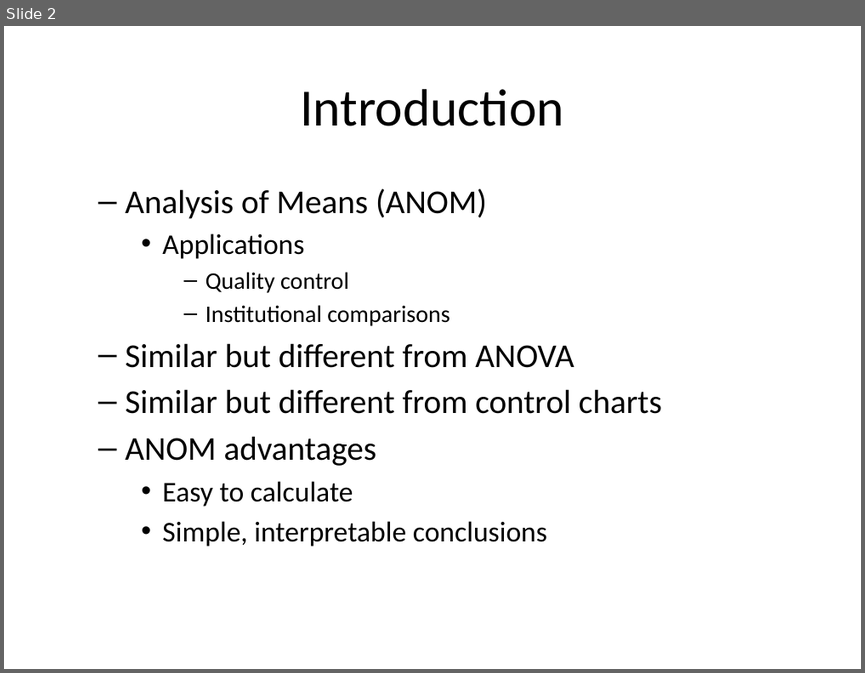
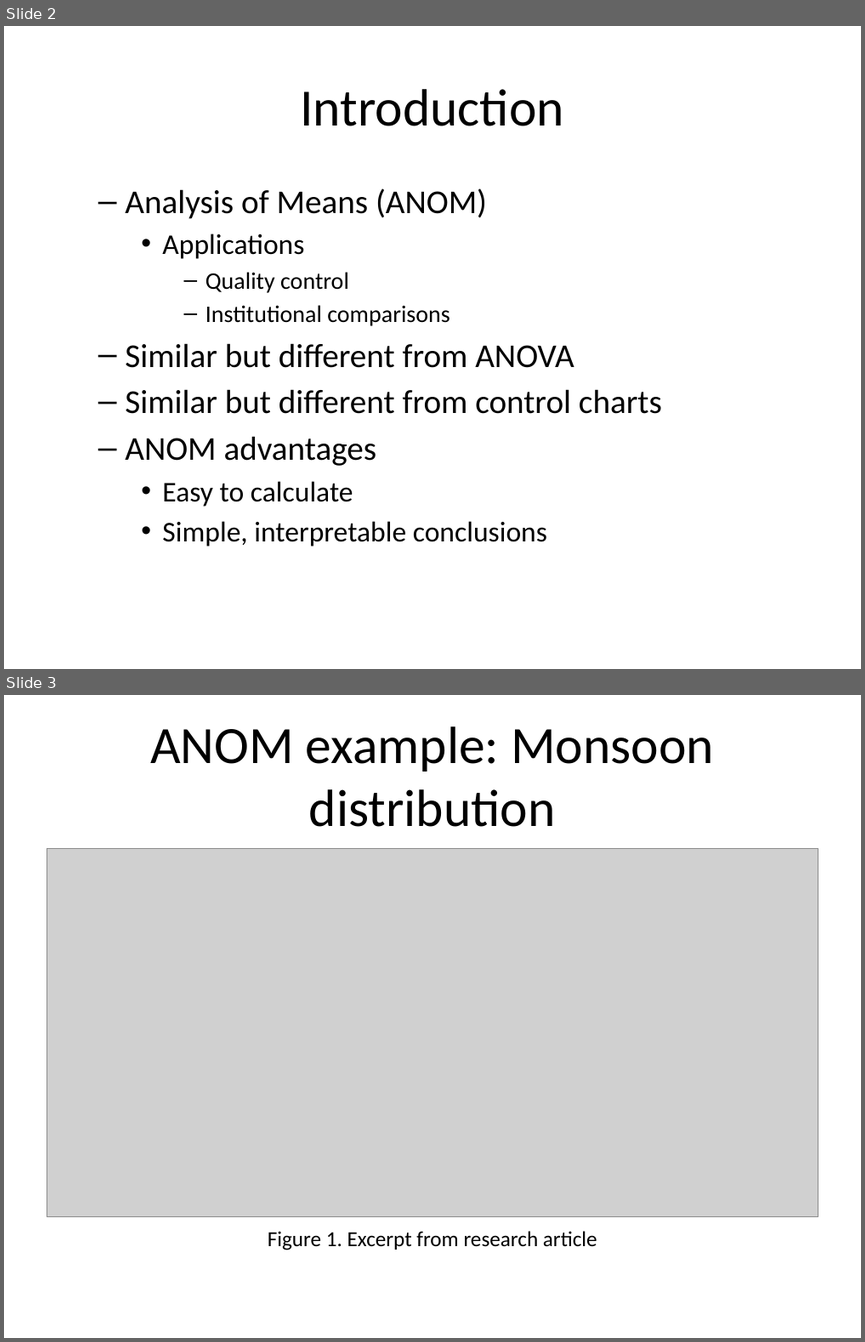
Before and after one commit to pmean/papers-and-presentations, a slide deck: anom/anom-talk.pptx. Shown one above the other, each under a label of ours: slide 2 before the commit, slides 2 and 3 after it. The pictures are 865x673 and 865x1342 pixels, drawn with LibreOffice and Linux fonts; fonts in the diff are those of the drawing; grey boxes stand for pictures. Boxes give left, top, right and bottom in pixels: in the first picture for what was removed or moved away, otherwise in the second. Text is boxed around its words. In the diff, an @@ line names an element or a change of style, - is before the commit and + after.

Commit message:
Added piston ring images to anom-talk

```diff
--- a/anom/anom-talk.pptx
+++ b/anom/anom-talk.pptx
@@ slide 3 added at <box>4,695,861,1338</box>, background #FFFFFF @@
@@ title added at <box>150,726,714,827</box>, 44 pt, text #000000 @@
+ANOM example: Monsoon distribution
@@ picture added at <box>46,848,818,1216</box> @@
@@ text added at <box>268,1231,597,1250</box>, 18 pt, text #000000 @@
+Figure 1. Excerpt from research article
```
Also in this commit, not shown: 2 slides changed, 6 other slides added, 3 slides removed, 9 other files.
